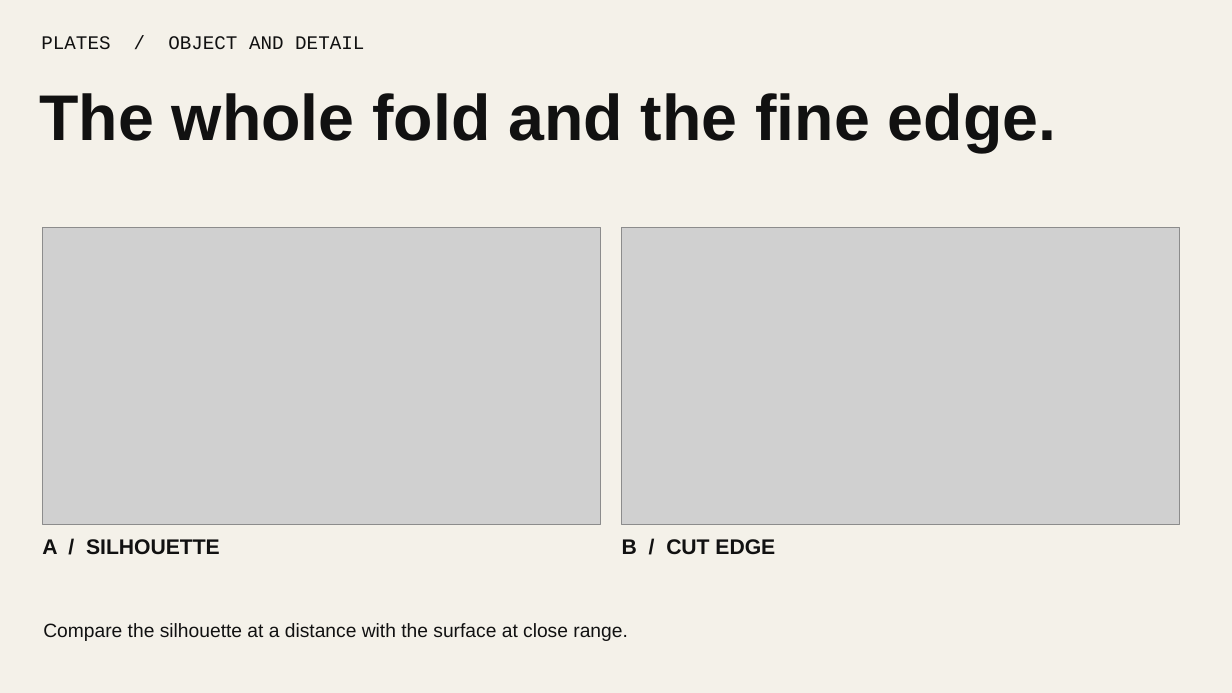
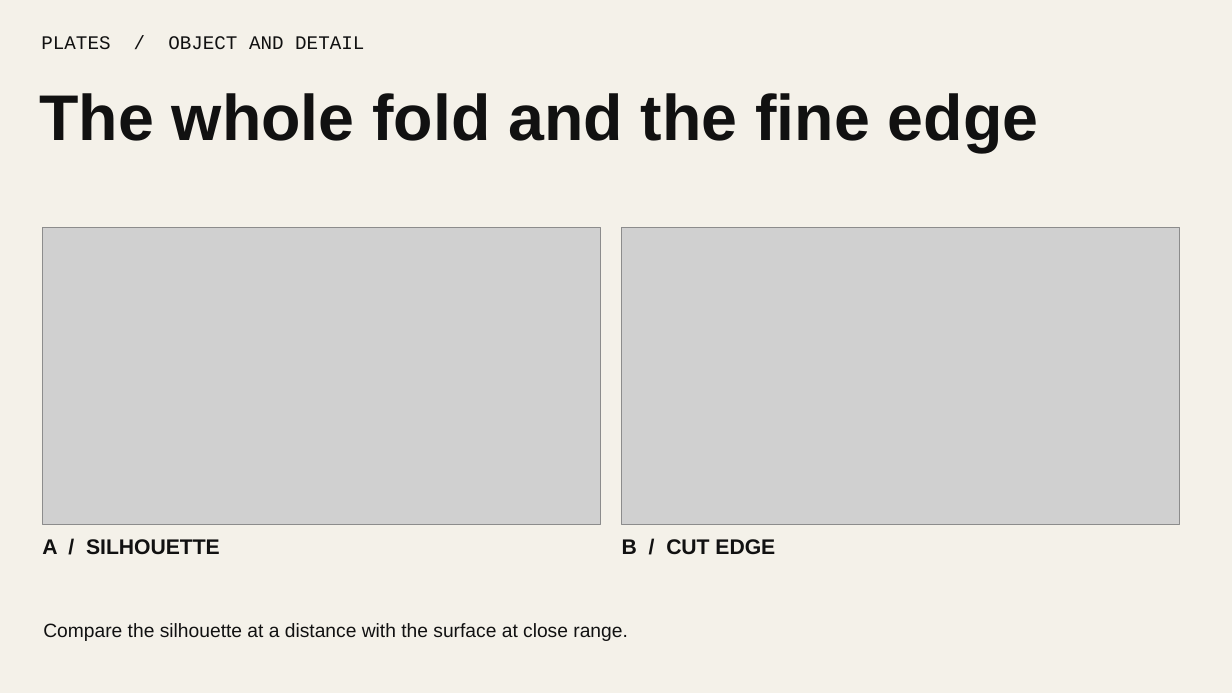
Before and after one commit to joeymilano/joey-design, a slide deck: slide 4 of docs/fold-deck-en.pptx. Drawn at 1232x693 pixels with LibreOffice and Linux fonts; fonts in the diff are those of the drawing; grey boxes stand for pictures. Boxes give left, top, right and bottom in pixels: in the first picture for what was removed or moved away, otherwise in the second. Text is boxed around its words. In the diff, an @@ line names an element or a change of style, - is before the commit and + after.

```diff
--- a/docs/fold-deck-en.pptx
+++ b/docs/fold-deck-en.pptx
@@ text at (39, 93, 1038, 152): text changed @@
-The whole fold and the fine edge.
+The whole fold and the fine edge
```
Also in this commit, not shown: 4 other slides changed, 23 other files.
